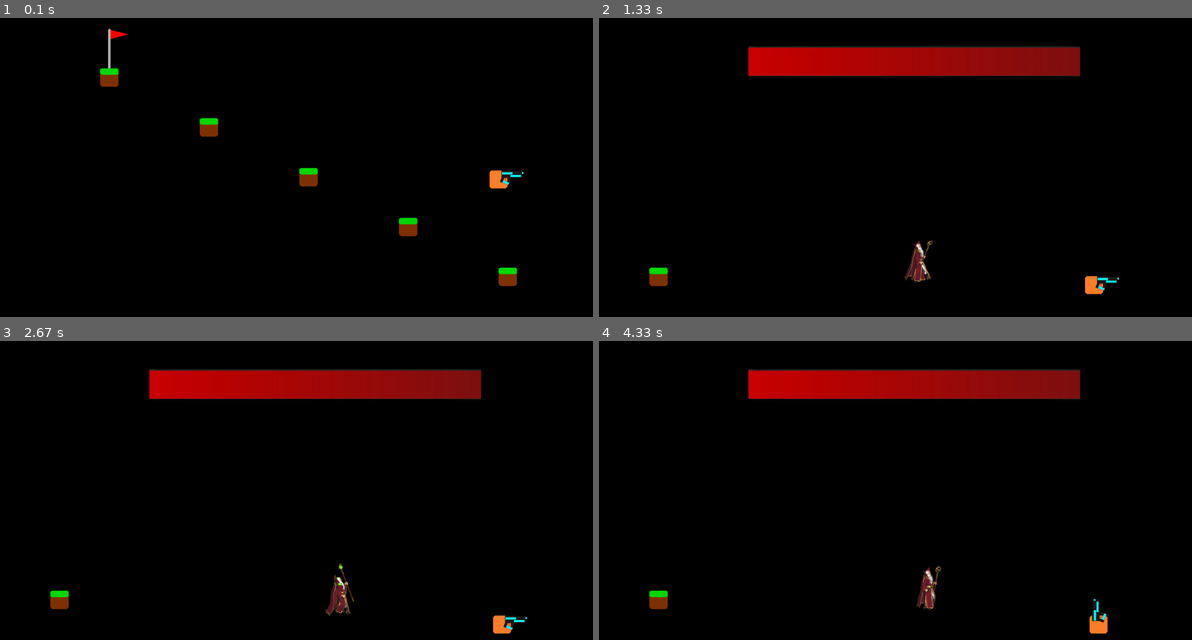
Above: before the commit, frames 1-4 (two rows, left to right).
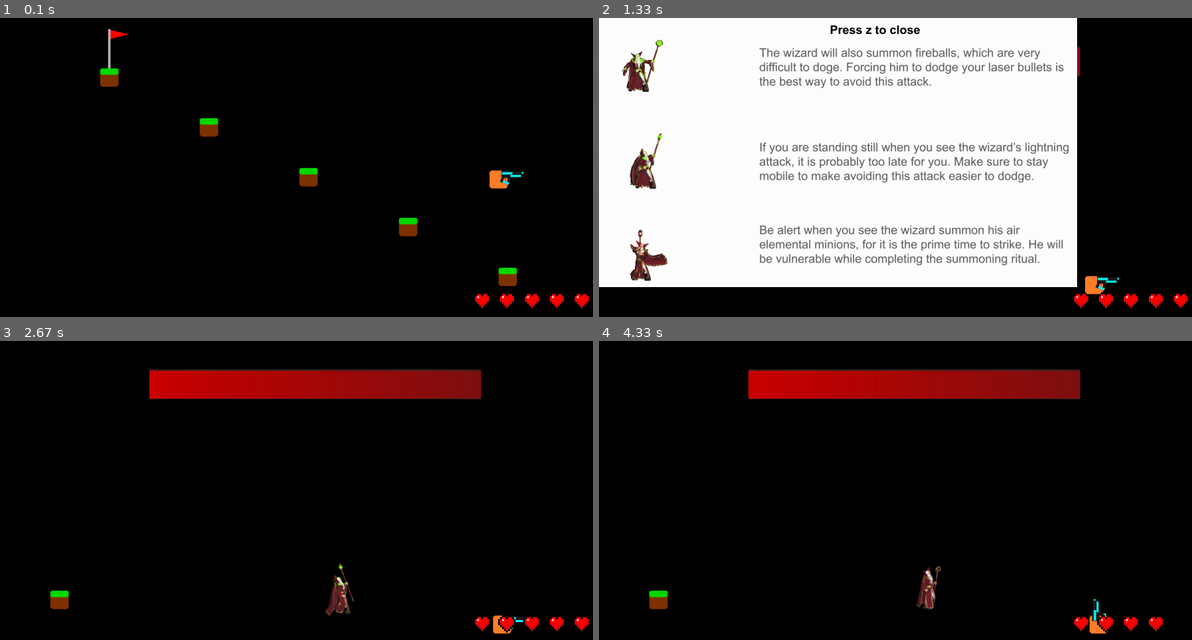
Above: after the commit, the same moments.

Repository: jmancodes27/platformer-pygame
Game: pygame game, started from platformer pygame/platformer_pygame.py
Same seed, same stepped clock (60 frames per second), same inputs: the game is played once before the commit and once after it.
Inputs:
- Up to frame 1 (0.1 s): no input
- Up to frame 2 (1.33 s): tap Space at 0.33 s; tap A at 0.67 s; tap Y at 1 s
- Up to frame 3 (2.67 s): hold Z 1.33-1.8 s; hold Right 1.33-1.8 s; tap D at 1.83, 2.17 s; tap B at 2.5 s
- Up to frame 4 (4.33 s): tap A at 2.83 s; tap W at 3.17 s; hold Up from 4 s (still down)

The runs differ from the first frame. In frame 1, 0.4% of the frame differs, in the area x 80-100%, y 92-98%; in frame 2, 73%, in the area x 0-100%, y 0-98%; in frame 3, 0.5%; in frame 4, 0.4%.

Commit message:
added a small tutorial and hears

Diff:
--- a/platformer pygame/platformer_pygame.py
+++ b/platformer pygame/platformer_pygame.py
@@ -269,6 +269,9 @@
 bossbar11, bossbar12, bossbar13, bossbar14, bossbar15]
 print(f"bossbar width is {bossbar.get_width()}, bossbar height is {bossbar.get_height()}, bg width is {bossbarbg.get_width()}, bg height it {bossbarbg.get_height()}")
 
+tutorial = pygame.image.load("Wizard/wizard_tutorial.png")
+heart = pygame.image.load("Wizard/heart.png")
+heart = pygame.transform.scale(heart, (int(heart.get_width() * 0.05), int(heart.get_height() * 0.05)))
 boss_anim_state = 0
 
 boss_rect = boss_walk_right7.get_rect()
@@ -390,6 +393,9 @@
 boss_target_y = 0
 temp_elemental_count = 0
 boss_fireball_counter = 0
+tutorial_closed = False
+player_health = 5
+player_dmg_cd = 0
 # Game loop
 running = True
 while running:
@@ -474,12 +480,14 @@
       boss_random_attack_cd = 1000000
   if keys[pygame.K_p]:
       boss_random_attack_cd = 5
+  if keys[pygame.K_z] and game_level == 6:
+      tutorial_closed = True
 
       #boss_random_attack_cd
   # if player presses space create new instance of LaserProjectile at player x and y
   # in at the angle of gun
   #BUG1
-  if keys[pygame.K_SPACE]:
+  if keys[pygame.K_SPACE] or keys[pygame.K_q]:
       if gun_cooldown <= 0:
         laser_projectiles.append(LaserProjectile(player_rect.x, player_rect.y, player_gun_dir))
         gun_cooldown = 25
@@ -542,6 +550,8 @@
                       else:
                           del current_elementals_list[o]
                           break
+      if player_dmg_cd > 0:
+          player_dmg_cd -= 1
       lightning_frame += 1
       if lightning_frame == 5:
         for i in range(len(current_lightning)):
@@ -593,13 +603,15 @@
               print("air elemental sees you!")
               current_elementals_list[i].chasing = True
           if current_elementals_list[i].chasing:
-              temp_var1 = ((current_elementals_list[i].elemental_rect.x - player_rect.x) ** 2 + (current_elementals_list[i].elemental_rect.y - player_rect.y) ** 2) / 15 ** 2
+              temp_var1 = ((current_elementals_list[i].elemental_rect.x - player_rect.x) ** 2 + (current_elementals_list[i].elemental_rect.y - player_rect.y) ** 2) / 15 ** 2 + 0.001
               current_elementals_list[i].elemental_rect.x -= (current_elementals_list[i].elemental_rect.x - player_rect.x) / temp_var1
               current_elementals_list[i].elemental_rect.y -= (current_elementals_list[i].elemental_rect.y - player_rect.y) / temp_var1
               if current_elementals_list[i].dist_to_plyr < 60:
                   print("the elemental got you")
                   if game_level == 6:
-                      print("you died L")
+                      if player_dmg_cd == 0:
+                          player_health -= 1
+                          player_dmg_cd = 100
                   else:
                       game_level -= 1
                       obstacle_list.clear()
@@ -614,7 +626,7 @@
               #current_elementals_list[i].elemental_rect.x -= 0.05 * (current_elementals_list[i].elemental_rect.x - player_rect.x)
               #current_elementals_list[i].elemental_rect.y -=
       #boss logic
-      if boss_random_atack_cd > 0:
+      if boss_random_atack_cd > 0 and game_level == 6:
           boss_random_atack_cd -= 1
       if boss_random_atack_cd == 0:
           boss_anim_state = random.randint(1, 3)
@@ -664,7 +676,10 @@
           laser_projectiles[i].boss_distance = math.sqrt((abs(boss_rect.x - laser_projectiles[i].projectile_rect.x - 0) ** 2) + (abs(boss_rect.y - laser_projectiles[i].projectile_rect.y - 0) ** 2))
       for i in range(len(current_lightning)):
           if current_lightning[i].lightning_rect.x + 25 > player_rect.x and current_lightning[i].lightning_rect.x - 25 < player_rect.x:
-              print("you died L")
+              if player_dmg_cd == 0:
+                  player_health -= 1
+                  player_dmg_cd = 100
+
       last_time_comped = round(time.time(), 2)
     #removes a laser projectile if it is too far away
   for i in range(len(laser_projectiles)):
@@ -699,7 +714,12 @@
   for i in range(len(current_fireballs)):
       if player_rect.x < current_fireballs[i].fireball_rect.x + 75 and player_rect.x > current_fireballs[i].fireball_rect.x - 75:
           if player_rect.y < current_fireballs[i].fireball_rect.y + 25 and player_rect.y > current_fireballs[i].fireball_rect.y - 25:
-              print("you died L")
+              if player_dmg_cd == 0:
+                  player_dmg_cd = 100
+                  player_health -= 1
+  print(player_health)
+  if player_health == 0:
+      print("You died L")
   # Clear the screen
   screen.fill((0, 0, 0))
 
@@ -826,8 +846,20 @@
       screen.blit(current_lightning[i].frames[current_lightning[i].frame_num], (current_lightning[i].lightning_rect.x - 10, current_lightning[i].lightning_rect.y - 300))
   for i in range(len(current_fireballs)):
       screen.blit(current_fireballs[i].fireball_frames[fireball_anim_frame], current_fireballs[i].fireball_rect)
-
-
+  if not tutorial_closed and game_level == 6:
+      screen.blit(tutorial, (0, 0))
+  if player_health >= 5:
+      screen.blit(heart, (1150, 550))
+  if player_health >= 4:
+      screen.blit(heart, (1100, 550))
+  if player_health >= 3:
+      screen.blit(heart, (1050, 550))
+  if player_health >= 2:
+      screen.blit(heart, (1000, 550))
+  if player_health >= 1:
+      screen.blit(heart, (950, 550))
+  if game_level == 6 and player_health == 0:
+      running = False
   #if game_level == 4:
     #screen.blit(air_elemental_idle_right1, (400, 300))
     #screen.blit(air_elemental_idle_right_frames[air_anim_frame], (400, 300))
Binary file added: platformer pygame/Wizard/heart.png
Binary file added: platformer pygame/Wizard/wizard_tutorial.png
